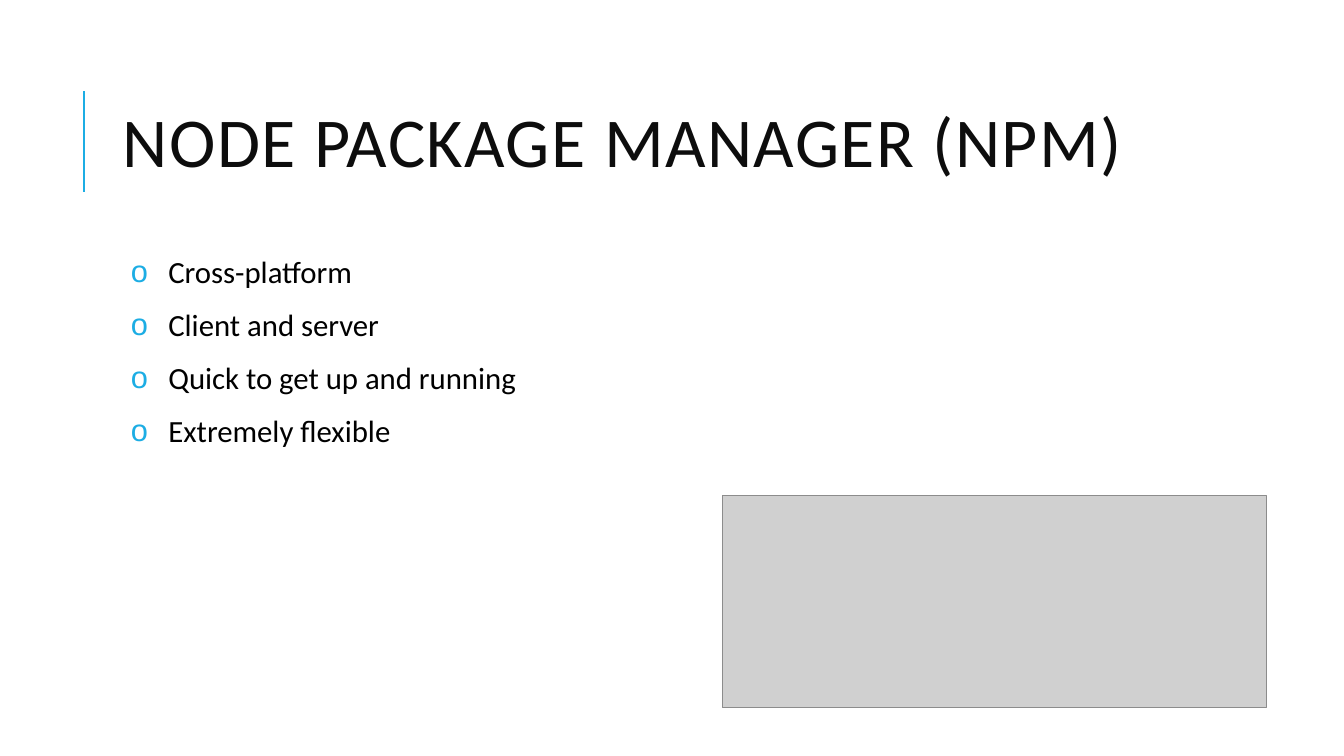
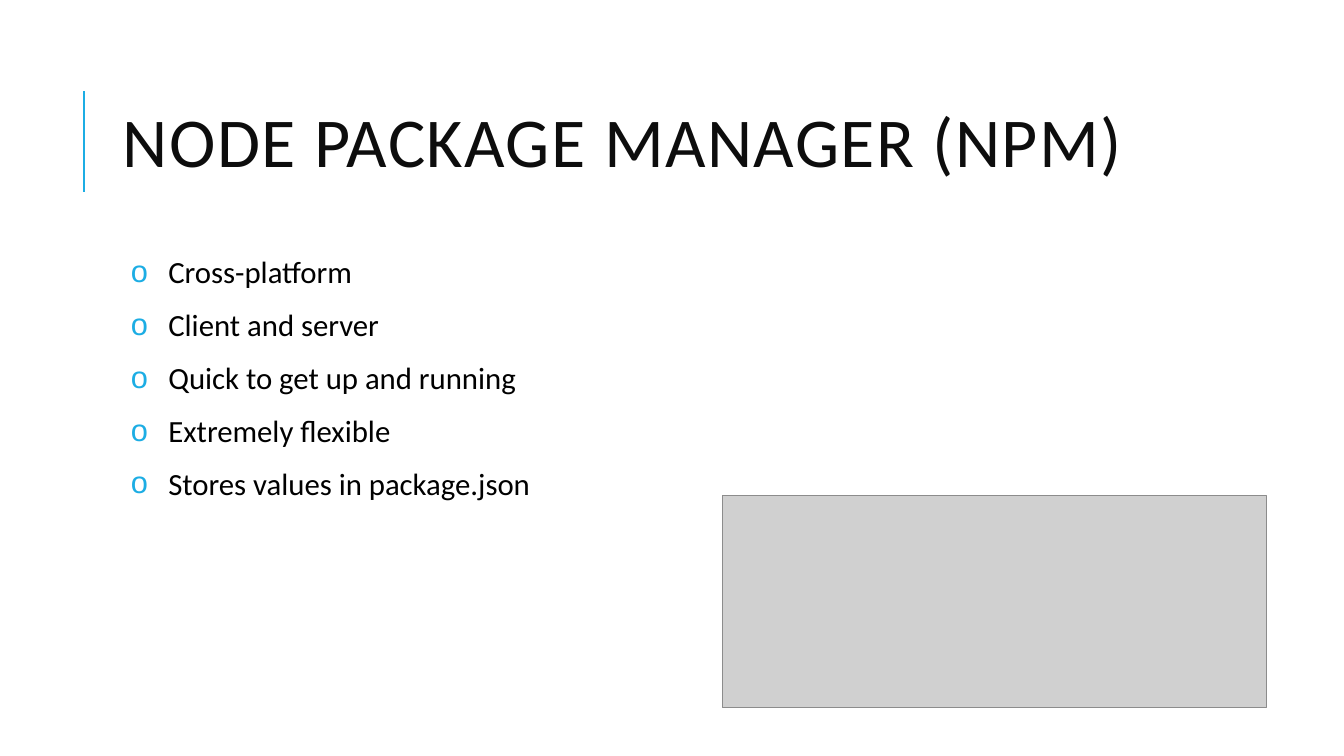
Before and after one commit to thm-design/node-tutorial, a slide deck: slide 7 of Learn Node.pptx. Drawn at 1344x756 pixels with LibreOffice and Linux fonts; fonts in the diff are those of the drawing; grey boxes stand for pictures. Boxes give left, top, right and bottom in pixels: in the first picture for what was removed or moved away, otherwise in the second. Text is boxed around its words. In the diff, an @@ line names an element or a change of style, - is before the commit and + after.

```diff
--- a/Learn Node.pptx
+++ b/Learn Node.pptx
@@ text at box(168, 473, 530, 501): paragraph added @@
+o Stores values in package.json
```
Also in this commit, not shown: 7 other slides changed, 27 slides added, 2 slides removed, 9 other files.
